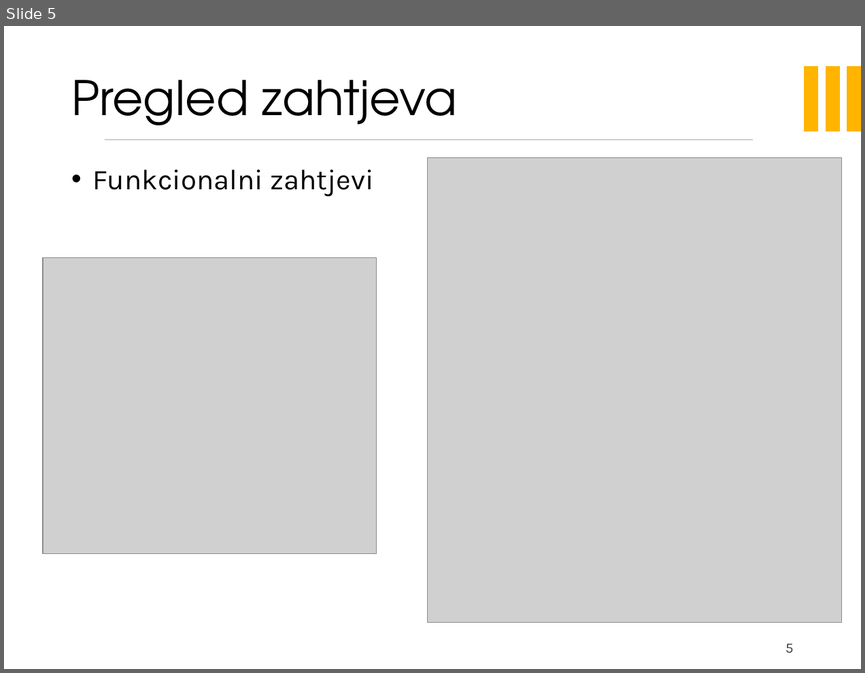
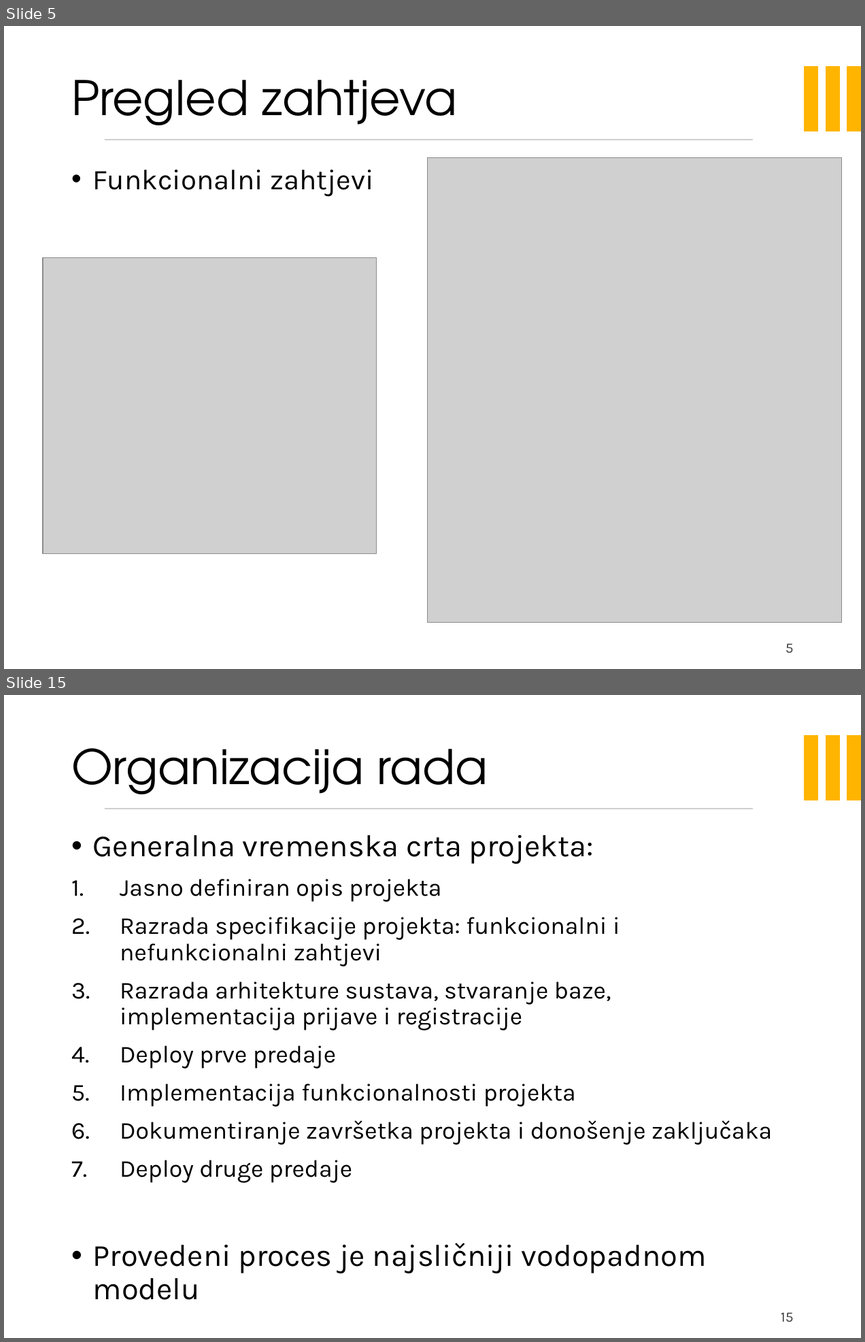
Before and after one commit to filip-ljubotina/zoolanders, a slide deck: PROGI_projekt.pptx. Shown one above the other, each under a label of ours: slide 5 before the commit, slides 5 and 15 after it; the slides between them are not shown. The pictures are 865x673 and 865x1342 pixels, drawn with LibreOffice and Linux fonts; fonts in the diff are those of the drawing; grey boxes stand for pictures; background and template pictures are left out. Boxes give left, top, right and bottom in pixels: in the first picture for what was removed or moved away, otherwise in the second. Text is boxed around its words. In the diff, an @@ line names an element or a change of style, - is before the commit and + after.

```diff
--- a/PROGI_projekt.pptx
+++ b/PROGI_projekt.pptx
@@ slide 15 added at (x1=4, y1=695, x2=861, y2=1338), background picture (left out); not listed: 4 template elements that a slide beside it also shows @@
@@ title added at (x1=71, y1=748, x2=487, y2=794), 40 pt, text #000000 @@
+Organizacija rada
@@ text added at (x1=93, y1=834, x2=772, y2=1300), 20.4 pt, text #000000 @@
+• Generalna vremenska crta projekta:
+1. Jasno definiran opis projekta
+2. Razrada specifikacije projekta: funkcionalni i nefunkcionalni zahtjevi
+3. Razrada arhitekture sustava, stvaranje baze, implementacija prijave i registracije
+4. Deploy prve predaje
+5. Implementacija funkcionalnosti projekta
+6. Dokumentiranje završetka projekta i donošenje zaključaka
+7. Deploy druge predaje
+• Provedeni proces je najsličniji vodopadnom modelu
@@ page number added at (x1=781, y1=1312, x2=793, y2=1321), 12 pt, text #404040 @@
+15
```
Also in this commit, not shown: 12 slides changed, 1 slide removed.
